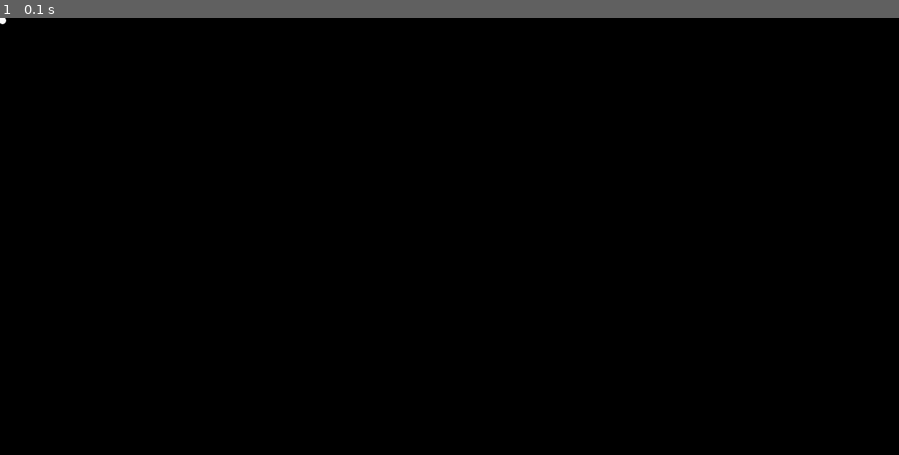
Above: before the commit, frame 1.
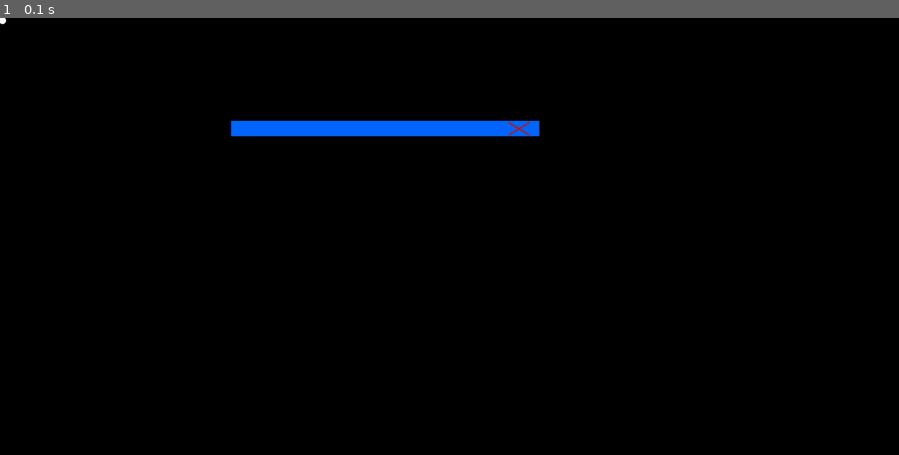
Above: after the commit, the same moment.

Repository: pfe-rs/zr-s-2024-pygame-gui
Game: pygame game, started from Projekat.py
The game is run twice, just before and just after one commit, with the same random seed, the same clock (stepped at 60 frames per second) and the same inputs.
Inputs:
- Up to frame 1 (0.1 s): no input

The runs differ from the first frame. In frame 1, 1.3% of the frame differs, in the area x 25-61%, y 23-28%.

Commit message:
#14 Napravljena klasa Lajsna kao i provera klika na lajsnu

Diff:
--- /dev/null
+++ b/Klase.py
@@ -0,0 +1,22 @@
+import pygame
+class Lajsna:
+    def __init__(self,x,y,w,h):
+        self.x=x
+        self.y=y
+        self.w=w
+        self.h=h
+        self.xx=self.x+self.w*14/15-self.w/30
+        self.xy=self.y+self.h/10
+        self.xw=self.w/15
+        self.xh=self.h*8/10
+    def draw(self,screen):
+        pygame.draw.rect(screen,(0, 102, 255),pygame.Rect(self.x,self.y,self.w,self.h))
+        pygame.draw.line(screen,(200, 20, 0),(self.xx,self.xy),(self.xx+self.xw,self.xy+self.xh),3)
+        pygame.draw.line(screen,(200, 20, 0),(self.xx,self.xy+self.xh),(self.xx+self.xw,self.xy),3)
+    def click(self,x,y):
+        if(x>=self.x and x<=self.x+self.w) and (y>self.y and y<self.y+self.h):
+            if (x>self.xx and x<self.xx+self.xw):
+                print('na x')
+            else: print('na lajsni')
+    #def pressed(self,screen):
+     #   if
--- a/Projekat.py
+++ b/Projekat.py
@@ -1,4 +1,4 @@
-
+from Klase import *
 import pygame
 background_colour = (0, 0, 0)
 screen = pygame.display.set_mode((1750, 850))
@@ -10,8 +10,12 @@
     for event in pygame.event.get():
         if (event.type == pygame.KEYDOWN and event.key == pygame.K_u) or event.type==pygame.QUIT:
             running = False
-        x, y = pygame.mouse.get_pos()
-        #print(x,y)
-        screen.fill(background_colour)
-        pygame.draw.circle(screen,(254,254,254), [x,y], 7)
-        pygame.display.update()
+        if event.type==pygame.MOUSEBUTTONDOWN:
+            lajsna.click(x,y)
+    x, y = pygame.mouse.get_pos()
+    #print(x,y)
+    screen.fill(background_colour)
+    lajsna= Lajsna(450,200,600,30)
+    lajsna.draw(screen)
+    pygame.draw.circle(screen,(254,254,254), [x,y], 7)
+    pygame.display.update()
Not shown, added: .gitignore
